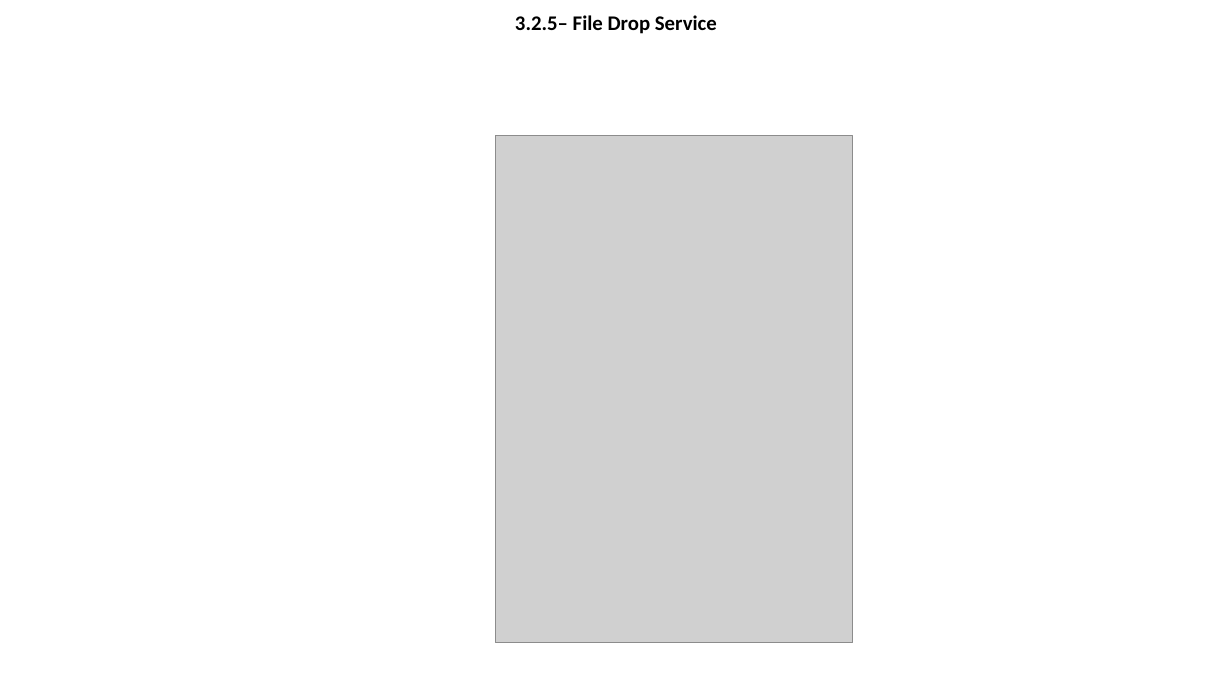
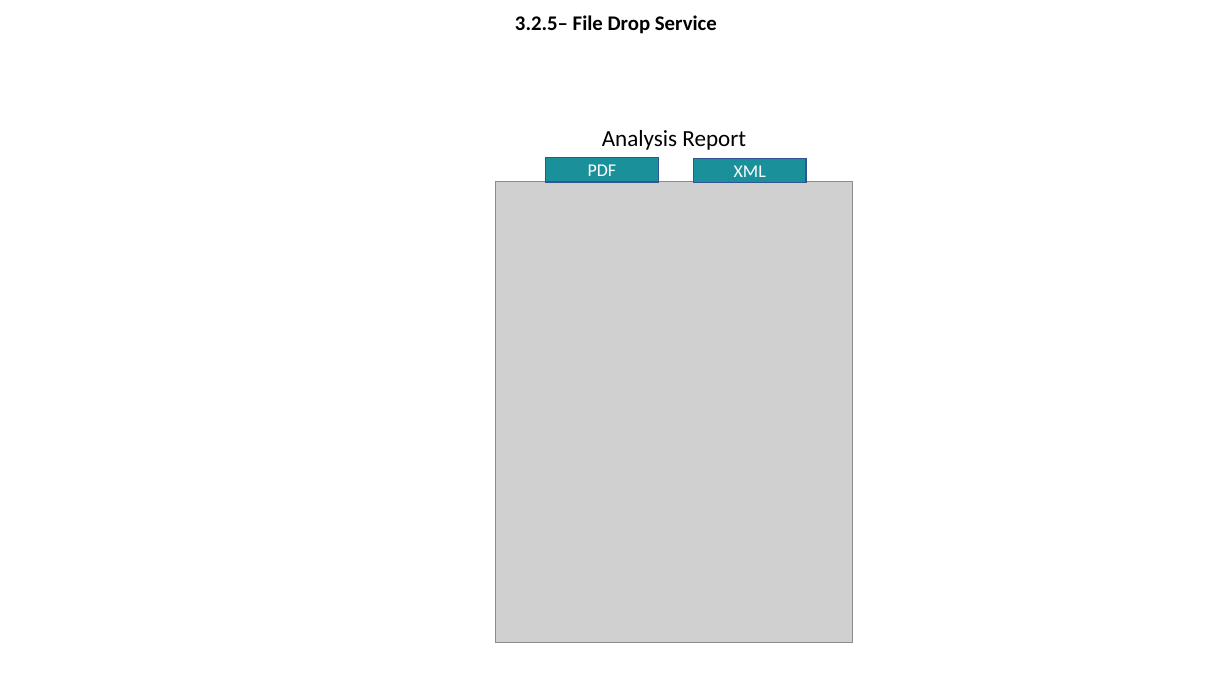
Before and after one commit to olegtaranenko/icap-management-ui-1, a slide deck: slide 14 of design/wireframe.pptx. Drawn at 1232x693 pixels with LibreOffice and Linux fonts; fonts in the diff are those of the drawing; grey boxes stand for pictures; background and template pictures are left out. Boxes give left, top, right and bottom in pixels: in the first picture for what was removed or moved away, otherwise in the second. Text is boxed around its words. In the diff, an @@ line names an element or a change of style, - is before the commit and + after.

```diff
--- a/design/wireframe.pptx
+++ b/design/wireframe.pptx
@@ text added at <box>602,130,746,150</box>, 18 pt, text #000000 @@
+Analysis Report
@@ rectangle added at <box>546,157,659,181</box>, fill #1A919A, outline #325491 1 pt, 14 pt, text #FFFFFF @@
+PDF
@@ rectangle added at <box>694,158,807,182</box>, fill #1A919A, outline #325491 1 pt, 14 pt, text #FFFFFF @@
+XML
@@ picture: place and size @@
-picture at <box>495,136,853,643</box>
+picture at <box>495,182,853,643</box>
```
